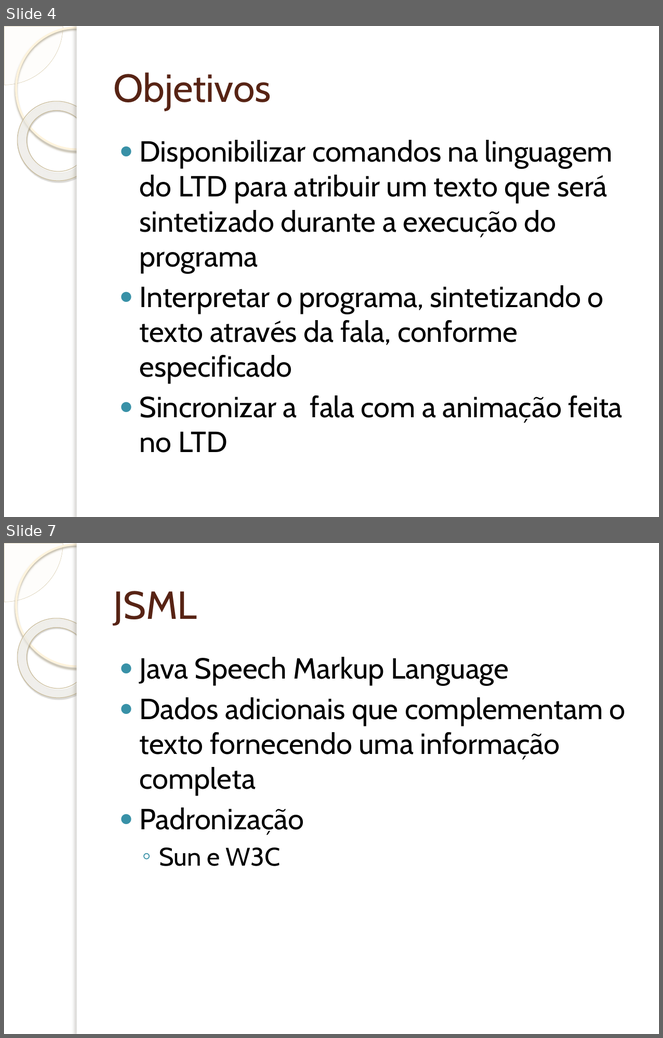
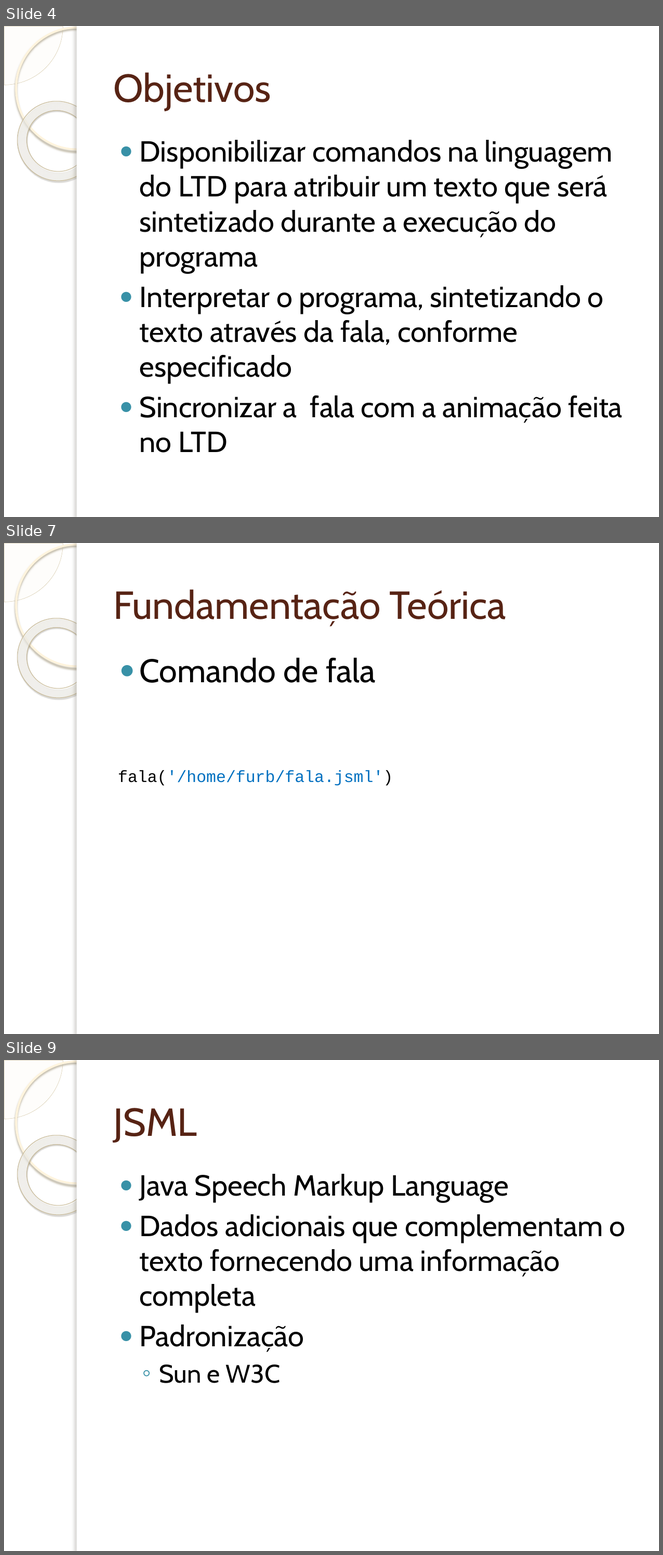
Before and after one commit to wendeldavid/soundwave, a slide deck: docs/tcc/Implementação de Suporta à Programação e Interpretação da.pptx. Shown one above the other, each under a label of ours: slides 4 and 7 before the commit, slides 4, 7 and 9 after it; the slides between them are not shown. The pictures are 663x1038 and 663x1555 pixels, drawn with LibreOffice and Linux fonts; fonts in the diff are those of the drawing; background and template pictures are left out. Boxes give left, top, right and bottom in pixels: in the first picture for what was removed or moved away, otherwise in the second. Text is boxed around its words. In the diff, an @@ line names an element or a change of style, - is before the commit and + after.

```diff
--- a/docs/tcc/Implementação de Suporta à Programação e Interpretação da.pptx
+++ b/docs/tcc/Implementação de Suporta à Programação e Interpretação da.pptx
@@ slide 7 added at box(4, 543, 659, 1034), background picture (left out); not listed: 5 template elements that a slide beside it also shows @@
@@ title added at box(113, 589, 506, 627), 43 pt, text #572314 @@
+Fundamentação Teórica
@@ text added at box(140, 657, 376, 683), 36 pt, text #000000 @@
+● Comando de fala
@@ text added at box(118, 771, 393, 786), 18 pt, text #0070C0 @@
+fala('/home/furb/fala.jsml')
@@ what was slide 7 is now slide 9 @@
```
Also in this commit, not shown: 6 slides changed, 6 other slides added, 2 slides removed.
